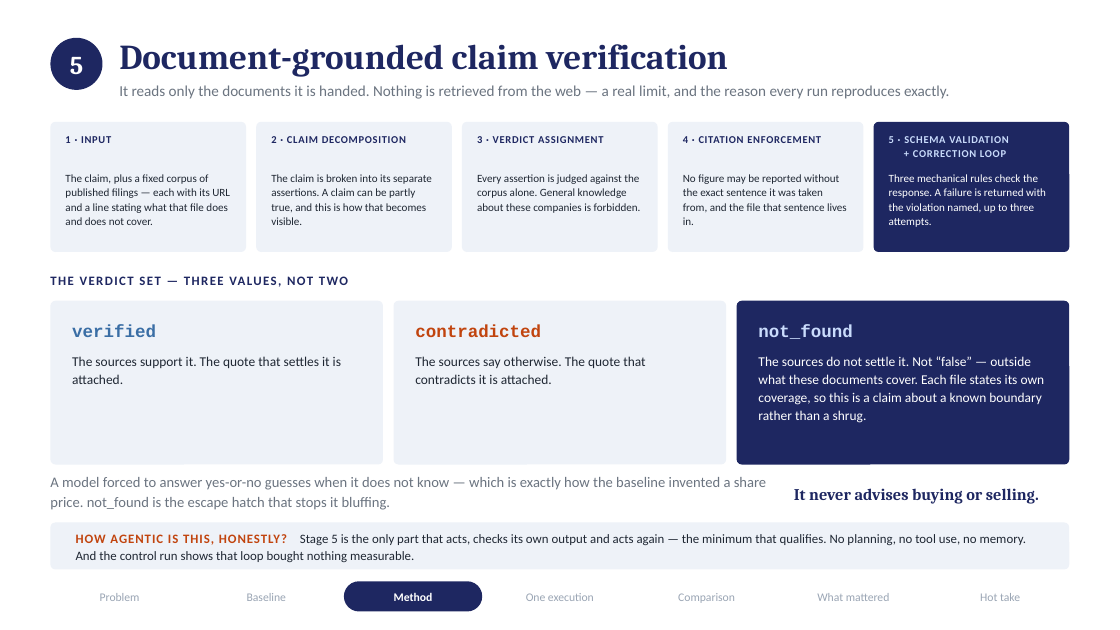
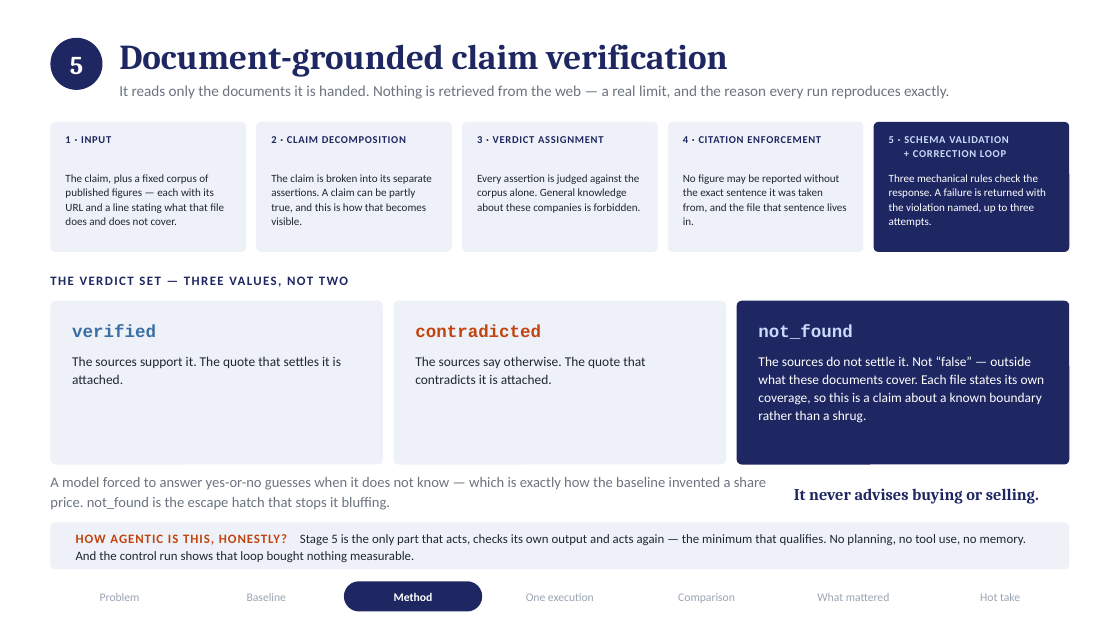
Before and after one commit to DKL59/Micro1_Challenge, a slide deck: slide 6 of presentation/PRAMAAN.pptx. Drawn at 1120x630 pixels with LibreOffice and Linux fonts; fonts in the diff are those of the drawing. Boxes give left, top, right and bottom in pixels: in the first picture for what was removed or moved away, otherwise in the second. Text is boxed around its words. In the diff, an @@ line names an element or a change of style, - is before the commit and + after.

Commit message:
presentation: six accuracy fixes to slide claims

```diff
--- a/presentation/PRAMAAN.pptx
+++ b/presentation/PRAMAAN.pptx
@@ text at box(65, 174, 224, 225): text changed @@
-The claim, plus a fixed corpus of published filings — each with its URL and a line stating what that file does and does not cover.
+The claim, plus a fixed corpus of published figures — each with its URL and a line stating what that file does and does not cover.
```
Also in this commit, not shown: 4 other slides changed, 1 other file.
